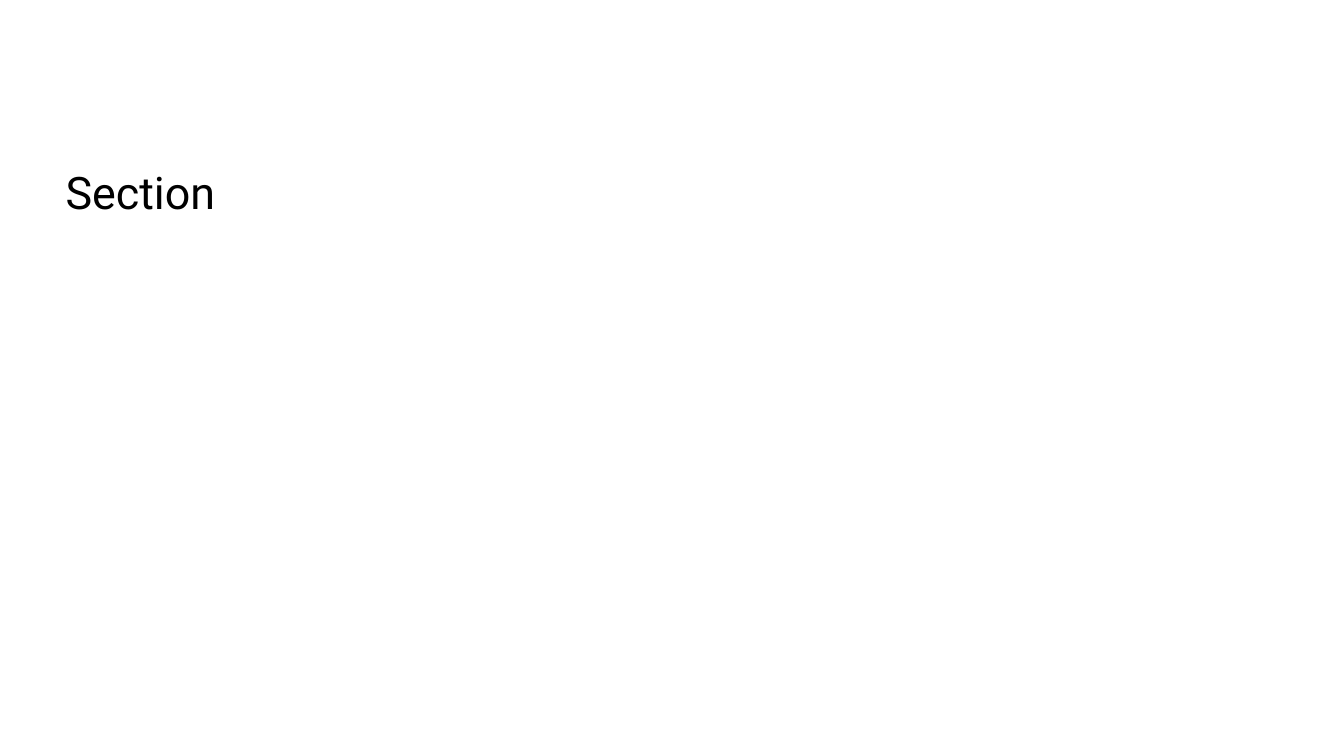
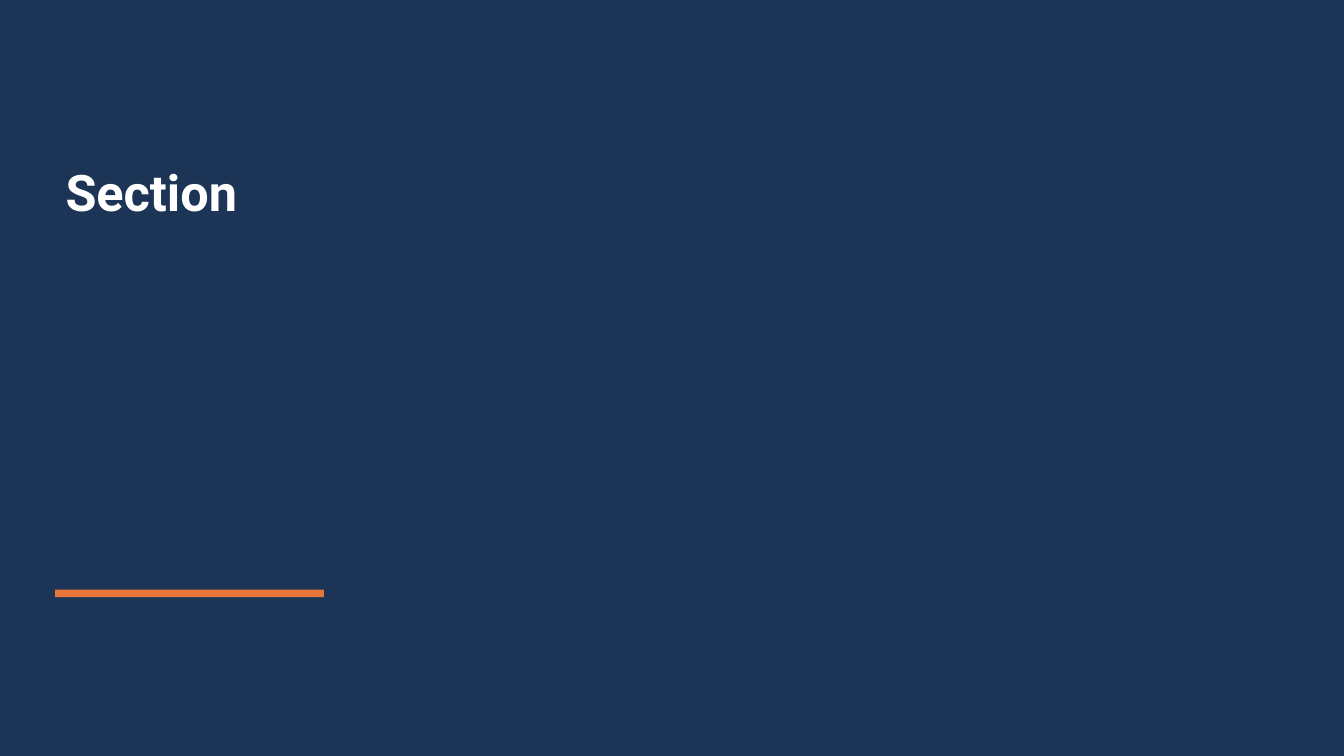
Before and after one commit to ymuichiro/pptx-parser-for-ai, a slide deck: slide 2 of examples/review/sample-deck.generated.pptx. Drawn at 1344x756 pixels with LibreOffice and Linux fonts; fonts in the diff are those of the drawing. Boxes give left, top, right and bottom in pixels: in the first picture for what was removed or moved away, otherwise in the second. Text is boxed around its words. In the diff, an @@ line names an element or a change of style, - is before the commit and + after.

```diff
--- a/examples/review/sample-deck.generated.pptx
+++ b/examples/review/sample-deck.generated.pptx
@@ rectangle added at box(0, 0, 1344, 756), fill #1C3557 @@
@@ title "Section" at box(66, 173, 237, 212): size 32 to 36 pt, text colour #000000 to #FFFFFF, bold on @@
@@ rectangle added at box(55, 590, 325, 597), fill #E8763A @@
```
Also in this commit, not shown: 8 other slides changed, 3 slides added, 3 slides removed, 56 other files.
